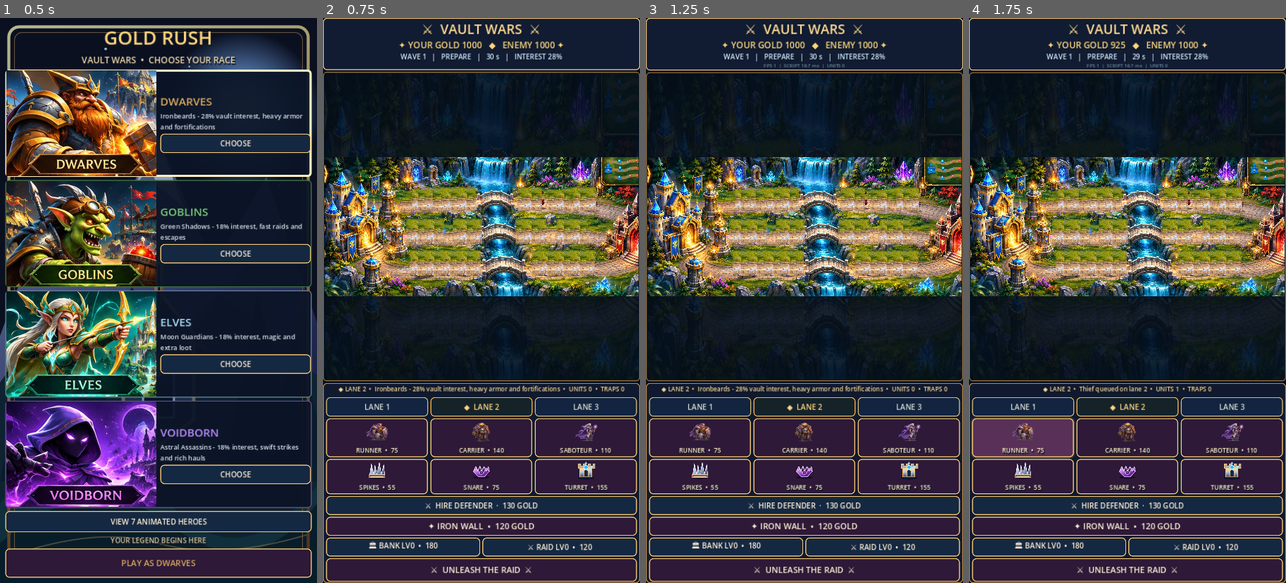
Above: before the commit, frames 1-4 (left to right).
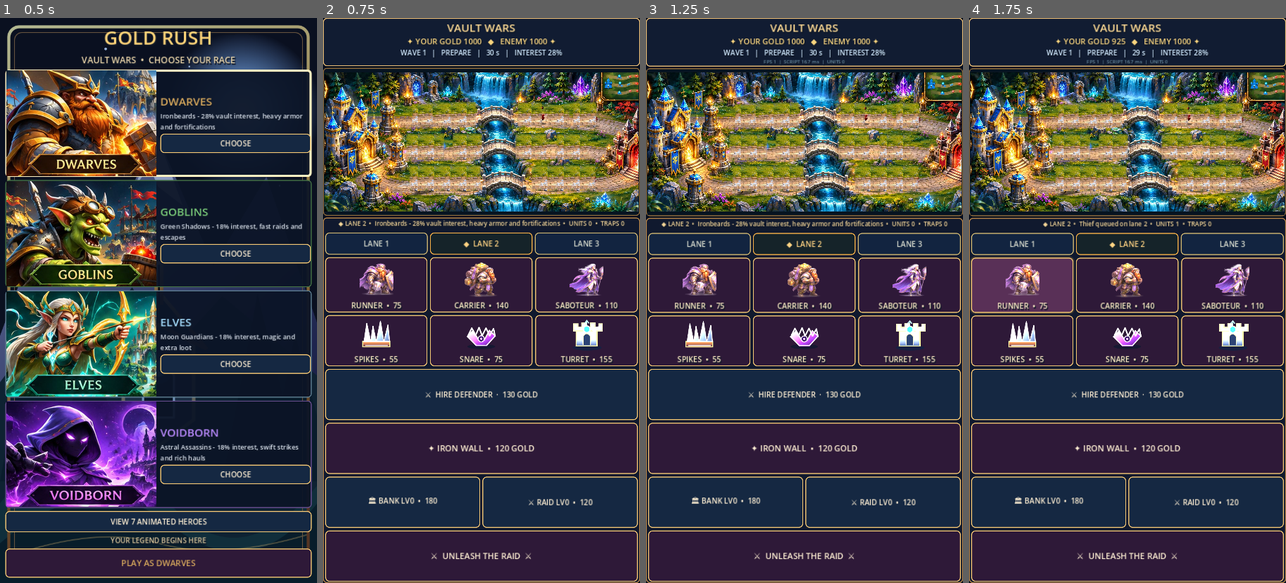
Above: after the commit, the same moments.

Repository: krzych3d/Gold-rush-mobile
Game: Godot game, scene res://main.tscn
The game is run twice, just before and just after one commit, with the same random seed, the same clock (stepped at 60 frames per second) and the same inputs.
Inputs:
- Up to frame 1 (0.5 s): no input
- Up to frame 2 (0.75 s): click "PLAY AS DWARVES" at 0.5 s
- Up to frame 3 (1.25 s): no input
- Up to frame 4 (1.75 s): click "RUNNER • 75" at 1.25 s

Frame 1 is identical in both runs. In frame 2, 70% of the frame differs, in the area x 0-100%, y 1-100%; in frame 3, 70%; in frame 4, 72%.

Commit message:
Repair phone portrait HUD layout, remove dark duplicate scene and improve card readability
* Fix portrait arena crop, allocate screen space to large readable game cards

* Fix card artwork anchors and brighten Voidborn portraits; reduce GPU redraw load

* Use portrait screen height on 18:9 and 20:9 devices instead of letterbox bars

* Preserve 20 Hz animation while reducing expensive HUD relayouts to 5 Hz

* Assert actual portrait screen geometry and readable mobile art sizes in headless Godot QA

Diff:
--- a/ci/smoke_epic_hud.gd
+++ b/ci/smoke_epic_hud.gd
@@ -18,6 +18,32 @@
 	game.size = Vector2(720, 1280)
 	await process_frame
 	await process_frame
+	# Visual layout regression: catch portrait letterboxing, crushed cards and
+	# the oversized battle container visible in the November screenshots.
+	var expected_stretch = ProjectSettings.get_setting("display/window/stretch/aspect")
+	if expected_stretch != "expand":
+		_fail("Android must use expand aspect to avoid black letterbox bars")
+		return
+	var arena_panel: PanelContainer = game.arena.get_parent() as PanelContainer
+	if arena_panel == null or arena_panel.size.y > 430.0 or arena_panel.size.y < 300.0:
+		_fail("Battle map must occupy a compact natural-aspect landscape strip")
+		return
+	var character_button: Button = game.controls[3]
+	if character_button.size.y < 120.0:
+		_fail("Character portrait too small to read in portrait layout")
+		return
+	var character_icon: TextureRect = character_button.get_node("Artwork") as TextureRect
+	if character_icon.size.y < 75.0:
+		_fail("Sprite cropped too tightly inside the character button")
+		return
+	var game_controls: Control = game.gameplay_panel.get_parent()
+	if game_controls.size.y < 500.0:
+		_fail("Gameplay commands did not occupy the free vertical space")
+		return
+	# Gold + phase HUD, arena, and command area should be fitted inside viewport.
+	if game_controls.get_global_rect().end.y > game.size.y + 2.0:
+		_fail("Main command controls overflow below phone viewport")
+		return
 	if game.controls.size() != 10:
 		_fail("Expected 3 lanes + 3 units + 3 traps + start controls")
 		return
--- a/project.godot
+++ b/project.godot
@@ -9,6 +9,7 @@
 window/size/viewport_width=720
 window/size/viewport_height=1280
 window/stretch/mode="canvas_items"
+window/stretch/aspect="expand"
 window/handheld/orientation=1
 
 [rendering]
--- a/scripts/game.gd
+++ b/scripts/game.gd
@@ -58,6 +58,8 @@
 var menu_music: AudioStreamPlayer
 var performance_label: Label
 var performance_elapsed := 0.0
+var render_elapsed := 0.0
+var ui_elapsed := 0.0
 var title_label: Label
 var race_button: Button
 var selection_layer: ColorRect
@@ -172,16 +174,16 @@
 	header_frame.add_child(header)
 	var title := Label.new()
 	title_label = title
-	title.text = "⚔  VAULT WARS  ⚔"
+	title.text = "VAULT WARS"
 	title.horizontal_alignment = HORIZONTAL_ALIGNMENT_CENTER
-	_style_label(title, 30, Color("ffdc95"))
+	_style_label(title, 25, Color("ffdc95"))
 	header.add_child(title)
 	var banner := HBoxContainer.new()
 	header.add_child(banner)
 	hud = Label.new()
 	hud.horizontal_alignment = HORIZONTAL_ALIGNMENT_CENTER
 	hud.size_flags_horizontal = Control.SIZE_EXPAND_FILL
-	_style_label(hud, 20, Color("f8d47e"))
+	_style_label(hud, 18, Color("f8d47e"))
 	banner.add_child(hud)
 	timer_label = Label.new()
 	timer_label.horizontal_alignment = HORIZONTAL_ALIGNMENT_CENTER
@@ -196,11 +198,12 @@
 	var battlefield_frame := PanelContainer.new()
 	_apply_epic_panel(battlefield_frame, Color("071728"), Color("98713d"), 3)
 	battlefield_frame.size_flags_horizontal = Control.SIZE_EXPAND_FILL
-	battlefield_frame.size_flags_vertical = Control.SIZE_EXPAND_FILL
-	battlefield_frame.size_flags_stretch_ratio = 3.0
+	# Keep the map panel close to its original 2400:1060 landscape ratio.
+	battlefield_frame.size_flags_vertical = Control.SIZE_SHRINK_CENTER
+	battlefield_frame.custom_minimum_size.y = 335
 	root.add_child(battlefield_frame)
 	arena = Control.new()
-	arena.custom_minimum_size = Vector2(0, 230)
+	arena.custom_minimum_size = Vector2(0, 325)
 	arena.clip_contents = true
 	arena.size_flags_horizontal = Control.SIZE_EXPAND_FILL
 	arena.size_flags_vertical = Control.SIZE_EXPAND_FILL
@@ -237,10 +240,12 @@
 
 	var command_frame := PanelContainer.new()
 	command_frame.size_flags_horizontal = Control.SIZE_EXPAND_FILL
-	_apply_epic_panel(command_frame, Color("10192e"), Color("bc884a"), 7)
+	command_frame.size_flags_vertical = Control.SIZE_EXPAND_FILL
+	_apply_epic_panel(command_frame, Color("10192e"), Color("bc884a"), 5)
 	root.add_child(command_frame)
 	gameplay_panel = VBoxContainer.new()
-	gameplay_panel.add_theme_constant_override("separation", 4)
+	gameplay_panel.add_theme_constant_override("separation", 6)
+	gameplay_panel.size_flags_vertical = Control.SIZE_EXPAND_FILL
 	command_frame.add_child(gameplay_panel)
 	info = Label.new()
 	info.horizontal_alignment = HORIZONTAL_ALIGNMENT_CENTER
@@ -259,7 +264,8 @@
 	for index in 3:
 		var lane_button := Button.new()
 		lane_button.text = "LANE %d" % (index + 1)
-		lane_button.custom_minimum_size.y = 44
+		lane_button.custom_minimum_size.y = 50
+		lane_button.size_flags_vertical = Control.SIZE_EXPAND_FILL
 		lane_button.size_flags_horizontal = Control.SIZE_EXPAND_FILL
 		lane_button.focus_mode = Control.FOCUS_NONE
 		_style_button(lane_button, true)
@@ -269,35 +275,39 @@
 
 	var unit_row := HBoxContainer.new()
 	unit_row.add_theme_constant_override("separation", 6)
+	unit_row.size_flags_vertical = Control.SIZE_EXPAND_FILL
 	gameplay_panel.add_child(unit_row)
 	for index in 3:
 		var unit_key: String = _character_key(0, index)
 		var unit_button := _epic_card(["RUNNER", "CARRIER", "SABOTEUR"][index],
-			COSTS[index], _preview_frame(_character_atlas(unit_key)), 88)
+			COSTS[index], _preview_frame(_character_atlas(unit_key)), 125)
 		unit_row.add_child(unit_button)
 		controls.append(unit_button)
 		unit_button.pressed.connect(_buy_unit.bind(index))
 
 	var trap_row := HBoxContainer.new()
 	trap_row.add_theme_constant_override("separation", 6)
+	trap_row.size_flags_vertical = Control.SIZE_EXPAND_FILL
 	gameplay_panel.add_child(trap_row)
 	for index in 3:
 		var icon_path: String = ["res://assets/ui/spikes.svg", "res://assets/ui/snare.svg", "res://assets/ui/turret.svg"][index]
 		var trap_button := _epic_card(["SPIKES", "SNARE", "TURRET"][index],
-			TRAP_COSTS[index], load(icon_path) as Texture2D, 80)
+			TRAP_COSTS[index], load(icon_path) as Texture2D, 108)
 		trap_row.add_child(trap_button)
 		controls.append(trap_button)
 		trap_button.pressed.connect(_buy_trap.bind(index))
 
 	guard_button = Button.new()
 	guard_button.text = "⚔  HIRE DEFENDER  ·  130 GOLD"
-	guard_button.custom_minimum_size.y = 43
+	guard_button.custom_minimum_size.y = 52
+	guard_button.size_flags_vertical = Control.SIZE_EXPAND_FILL
 	guard_button.size_flags_horizontal = Control.SIZE_EXPAND_FILL
 	_style_button(guard_button, true)
 	gameplay_panel.add_child(guard_button)
 	guard_button.pressed.connect(_buy_guard)
 	ability_button = Button.new()
-	ability_button.custom_minimum_size.y = 43
+	ability_button.custom_minimum_size.y = 52
+	ability_button.size_flags_vertical = Control.SIZE_EXPAND_FILL
 	ability_button.size_flags_horizontal = Control.SIZE_EXPAND_FILL
 	_style_button(ability_button, false)
 	gameplay_panel.add_child(ability_button)
@@ -305,23 +315,27 @@
 
 	var economy_row := HBoxContainer.new()
 	economy_row.add_theme_constant_override("separation", 5)
+	economy_row.size_flags_vertical = Control.SIZE_EXPAND_FILL
 	gameplay_panel.add_child(economy_row)
 	invest_button = Button.new()
 	invest_button.size_flags_horizontal = Control.SIZE_EXPAND_FILL
-	invest_button.custom_minimum_size.y = 43
+	invest_button.custom_minimum_size.y = 52
+	invest_button.size_flags_vertical = Control.SIZE_EXPAND_FILL
 	_style_button(invest_button, true)
 	economy_row.add_child(invest_button)
 	invest_button.pressed.connect(_upgrade_bank)
 	raid_button = Button.new()
 	raid_button.size_flags_horizontal = Control.SIZE_EXPAND_FILL
-	raid_button.custom_minimum_size.y = 43
+	raid_button.custom_minimum_size.y = 52
+	raid_button.size_flags_vertical = Control.SIZE_EXPAND_FILL
 	_style_button(raid_button, true)
 	economy_row.add_child(raid_button)
 	raid_button.pressed.connect(_buy_raid_boost)
 
 	var start := Button.new()
 	start.text = "⚔  UNLEASH THE RAID  ⚔"
-	start.custom_minimum_size.y = 53
+	start.custom_minimum_size.y = 64
+	start.size_flags_vertical = Control.SIZE_EXPAND_FILL
 	start.size_flags_horizontal = Control.SIZE_EXPAND_FILL
 	_style_button(start, false)
 	gameplay_panel.add_child(start)
@@ -705,7 +719,12 @@
 	if phase == "SELECT":
 		return
 	visual_time += 0.05
-	arena.queue_redraw()
+	render_elapsed += 0.05
+	# Animate up to 20 frames per second; on lower-end Android screens the
+	# fixed simulation clock remains independent of painting the battlefield.
+	if render_elapsed >= 0.049:
+		render_elapsed = 0.0
+		arena.queue_redraw()
 	if phase == "END":
 		return
 	if _check_vaults():
@@ -722,7 +741,12 @@
 			return
 		if remaining <= 0.0 or units.is_empty():
 			_end_wave()
-	_refresh()
+	# Buttons and rich text are expensive to layout on older Android devices.
+	# Update the clock and affordability 5×/sec rather than 20×/sec.
+	ui_elapsed += 0.05
+	if ui_elapsed >= 0.2 or phase == "END":
+		ui_elapsed = 0.0
+		_refresh()
 
 func _simulate(dt: float) -> void:
 	for side_traps in traps:
@@ -892,11 +916,11 @@
 		var available_unit: bool = phase == "PREP" and gold[0] >= COSTS[i] and orders[0].size() < 6 and queued_in_lane < 4
 		var unit_card := controls[3 + i]
 		unit_card.disabled = not available_unit
-		unit_card.modulate = Color.WHITE if available_unit else Color(0.67, 0.69, 0.76)
+		unit_card.modulate = Color.WHITE
 		var available_trap: bool = phase == "PREP" and gold[0] >= TRAP_COSTS[i] and traps_in_lane < 5
 		var trap_card := controls[6 + i]
 		trap_card.disabled = not available_trap
-		trap_card.modulate = Color.WHITE if available_trap else Color(0.67, 0.69, 0.76)
+		trap_card.modulate = Color.WHITE
 	guard_button.disabled = phase != "PREP" or gold[0] < GUARD_COST or guards_in_lane >= 3
 	ability_button.disabled = phase != "PREP" or ability_used or gold[0] < 120
 	ability_button.text = "✦ %s  •  120 GOLD" % ABILITY_NAMES[selected_race] if not ability_used else "✓ %s ACTIVE" % ABILITY_NAMES[selected_race]
@@ -961,7 +985,7 @@
 		return null
 	var preview := AtlasTexture.new()
 	preview.atlas = sheet
-	preview.region = Rect2(0, 0, 128, 128)
+	preview.region = Rect2(15, 6, 100, 116)
 	return preview
 
 func _epic_card(caption: String, price: int, art: Texture2D, minimum_height: float) -> Button:
@@ -975,21 +999,24 @@
 	portrait.name = "Artwork"
 	portrait.mouse_filter = Control.MOUSE_FILTER_IGNORE
 	portrait.texture = art
+	# Multiply the intentionally dark Voidborn sheet by a neutral brightness
+	# boost in the command cards, not on battlefield sprites.
+	portrait.modulate = Color(1.7, 1.7, 1.7)
 	portrait.expand_mode = TextureRect.EXPAND_IGNORE_SIZE
 	portrait.stretch_mode = TextureRect.STRETCH_KEEP_ASPECT_CENTERED
 	button.add_child(portrait)
-	portrait.set_anchors_and_offsets_preset(Control.PRESET_TOP_WIDE)
-	portrait.offset_left = 7
-	portrait.offset_right = -7
-	portrait.offset_top = 2
-	portrait.offset_bottom = minimum_height - 31.0
+	portrait.set_anchors_and_offsets_preset(Control.PRESET_FULL_RECT)
+	portrait.offset_left = 3
+	portrait.offset_right = -3
+	portrait.offset_top = 3
+	portrait.offset_bottom = -32
 	var label := Label.new()
 	label.name = "Caption"
 	label.text = "%s  •  %d" % [caption, price]
 	label.horizontal_alignment = HORIZONTAL_ALIGNMENT_CENTER
 	label.vertical_alignment = VERTICAL_ALIGNMENT_CENTER
 	label.mouse_filter = Control.MOUSE_FILTER_IGNORE
-	_style_label(label, 14, Color("fff0c7"))
+	_style_label(label, 17, Color("fff0c7"))
 	button.add_child(label)
 	label.set_anchors_and_offsets_preset(Control.PRESET_BOTTOM_WIDE)
 	label.offset_top = -29
@@ -1022,10 +1049,10 @@
 		elif state == "pressed":
 			style.bg_color = Color("86572b")
 		elif state == "disabled":
-			style.bg_color = Color("1e273a")
+			style.bg_color = Color("24344b")
 		elif state == "focus":
 			style.bg_color = Color("1c3450")
-		style.border_color = Color("f8ca75") if state != "disabled" else Color("716955")
+		style.border_color = Color("f8ca75") if state != "disabled" else Color("a48c68")
 		style.set_border_width_all(2)
 		style.set_corner_radius_all(9)
 		style.content_margin_left = 4
@@ -1164,10 +1191,7 @@
 	# Fill the tall phone viewport with a dimmed scenic continuation.
 	# The crisp, fully visible battlefield is drawn above in world coordinates.
 	arena.draw_rect(Rect2(Vector2.ZERO, arena.size), Color("071421"))
-	# A subtle, scaled scenery continuation fills the otherwise-empty margins
-	# around the fully visible widescreen battlefield on tall mobile displays.
-	arena.draw_texture_rect(epic_battlefield_texture, Rect2(Vector2.ZERO, arena.size),
-		false, Color(0.20, 0.26, 0.35, 0.34))
+	# No stretched, dark duplicate of the battlefield behind the crisp image.
 	arena.draw_set_transform_matrix(_iso_transform())
 	center = Vector2.ZERO
 	# The battlefield is now one high-detail painting. Never draw the old
